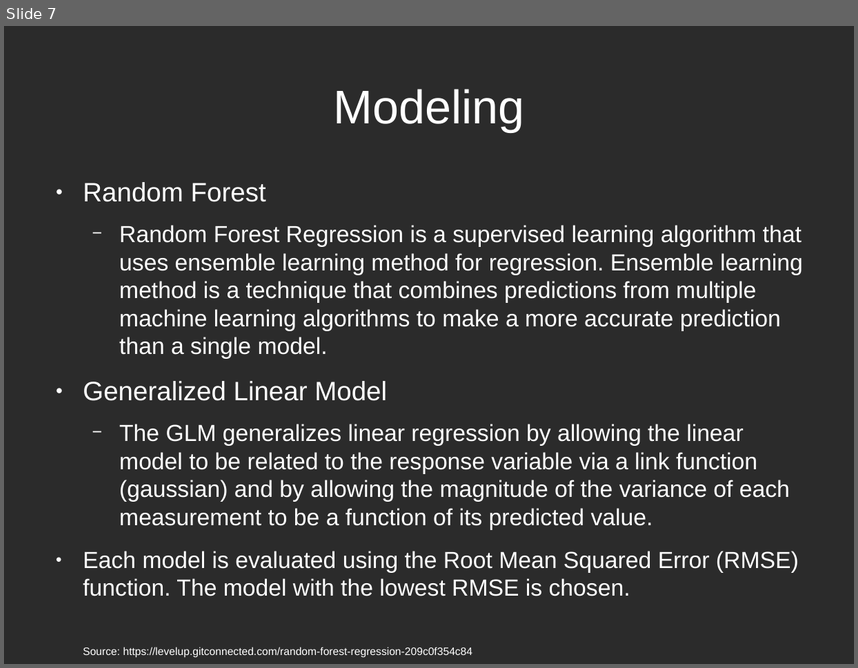
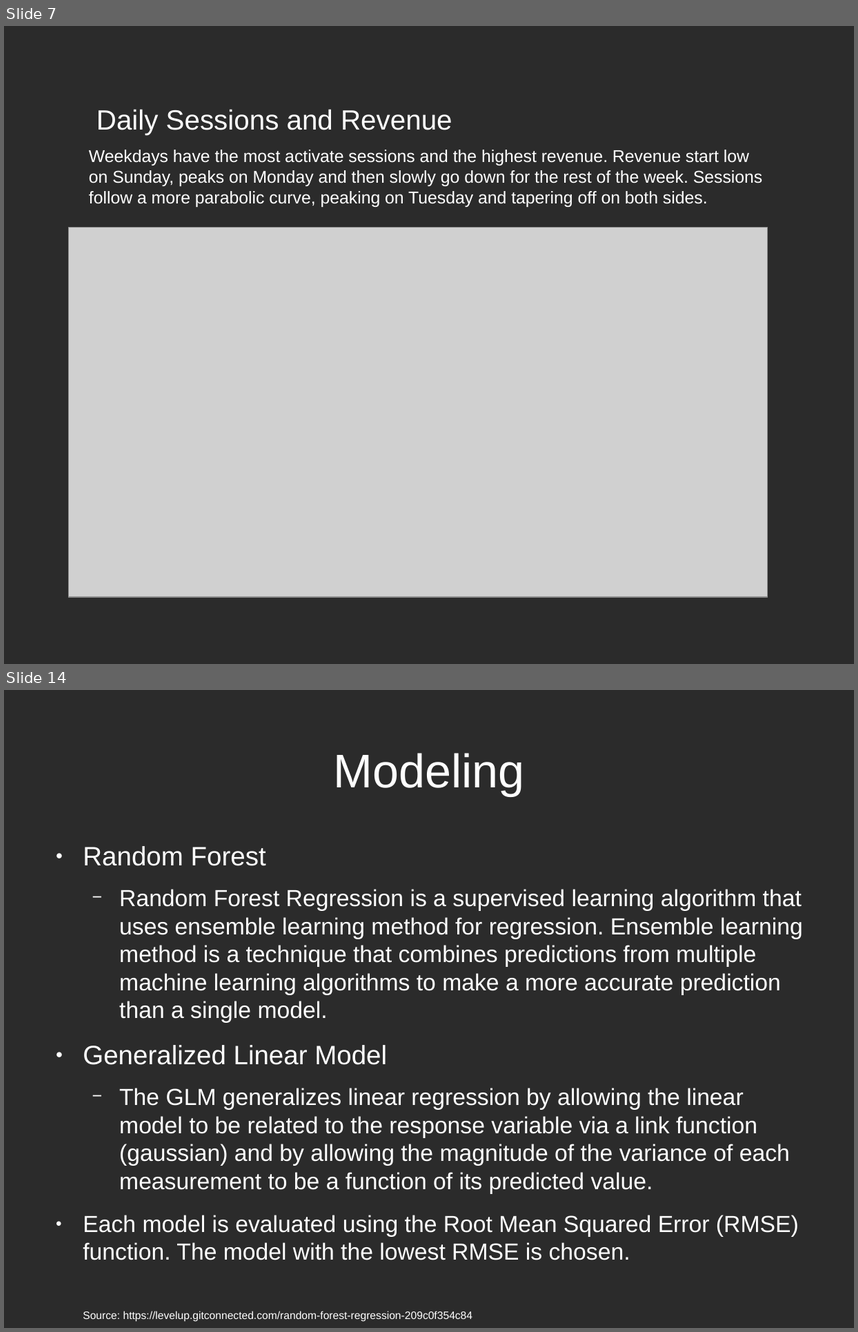
Before and after one commit to ksooklall/CUNY-SPS-Masters-DS, a slide deck: DATA_621/final/gstore_presentation.odp. Shown one above the other, each under a label of ours: slide 7 before the commit, slides 7 and 14 after it; the slides between them are not shown. The pictures are 858x668 and 858x1332 pixels, drawn with LibreOffice and Linux fonts; fonts in the diff are those of the drawing; grey boxes stand for pictures; background and template pictures are left out; a plain dark background stands for a picture behind light text. Boxes give left, top, right and bottom in pixels: in the first picture for what was removed or moved away, otherwise in the second. Text is boxed around its words. In the diff, an @@ line names an element or a change of style, - is before the commit and + after.

```diff
--- a/DATA_621/final/gstore_presentation.odp
+++ b/DATA_621/final/gstore_presentation.odp
@@ slide 7 added at bbox=[4, 26, 854, 664], background picture (left out) @@
@@ text added at bbox=[96, 109, 452, 135], 26 pt, text #FFFFFF @@
+Daily Sessions and Revenue
@@ title added at bbox=[89, 150, 762, 207], 16 pt, text #FFFFFF @@
+Weekdays have the most activate sessions and the highest revenue. Revenue start low on Sunday, peaks on Monday and then slowly go down for the rest of the week. Sessions follow a more parabolic curve, peaking on Tuesday and tapering off on both sides.
@@ picture added at bbox=[69, 227, 768, 597] @@
@@ what was slide 7 is now slide 14 @@
```
Also in this commit, not shown: 1 slide changed, 7 other slides added, 2 other files.
